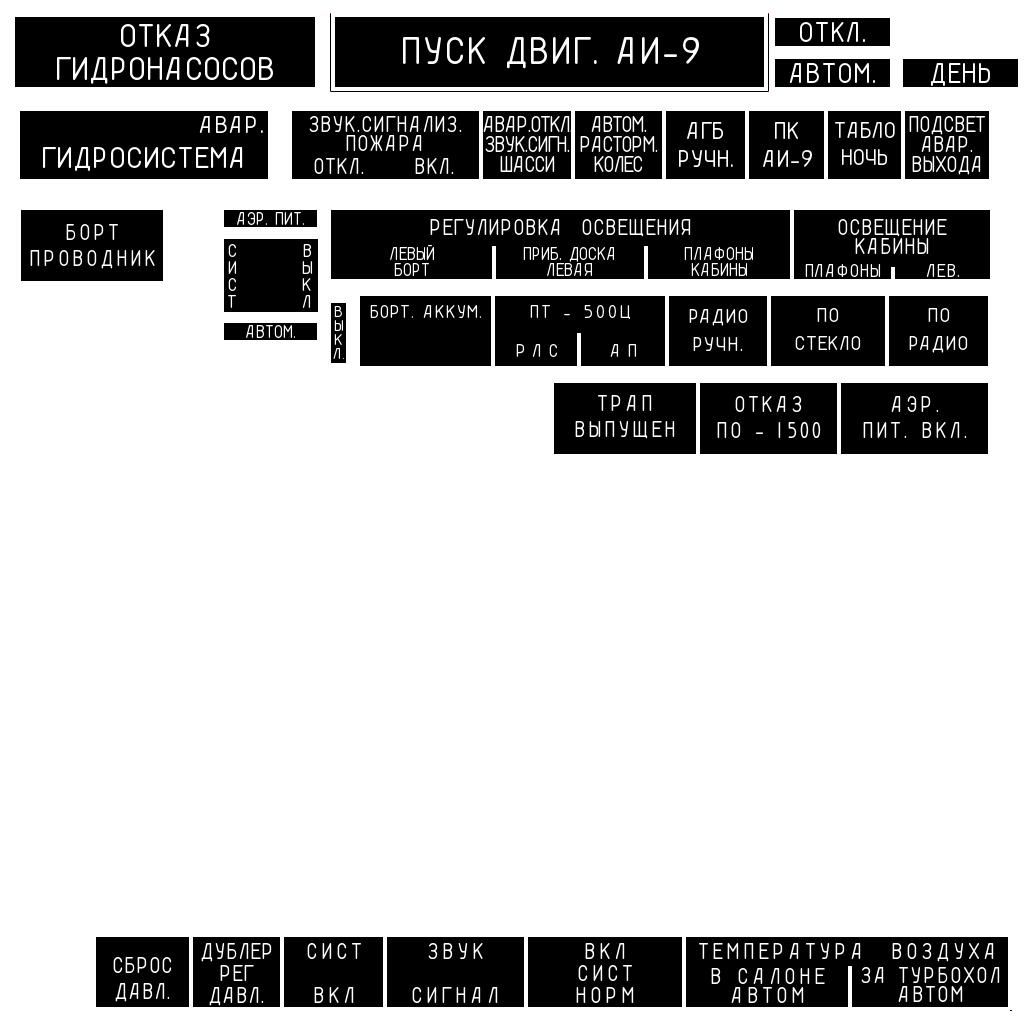
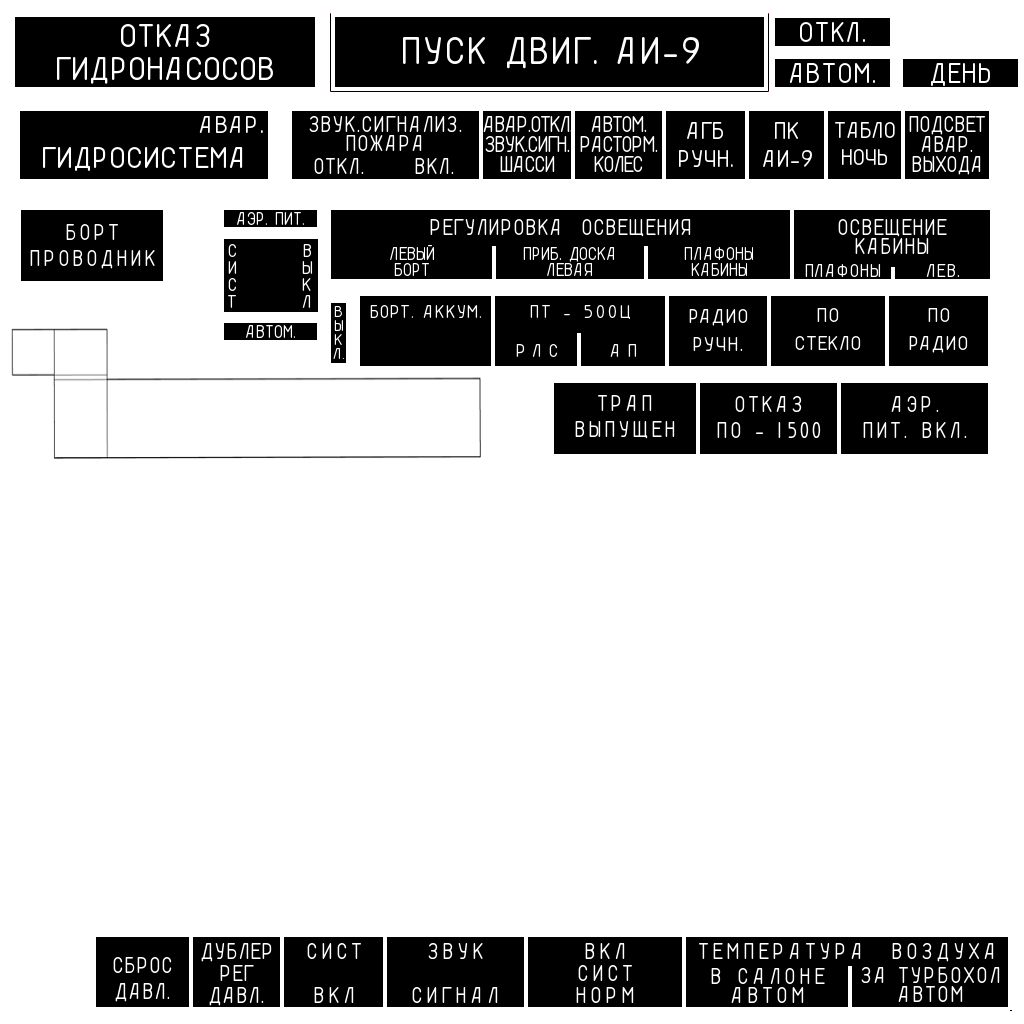
Layers edited between the first and the second (1024, 1024) image:
added layer "Model_exterior.png" above "Вставленный слой#5" over bbox(11, 328, 481, 459)
